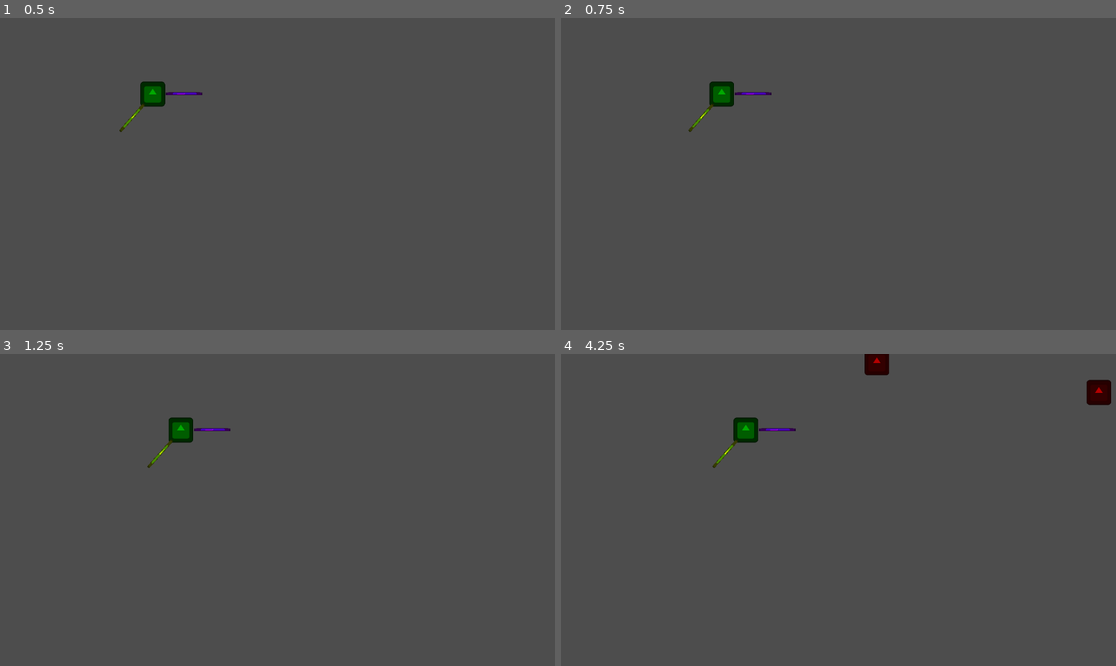
Above: before the commit, frames 1-4 (two rows, left to right).
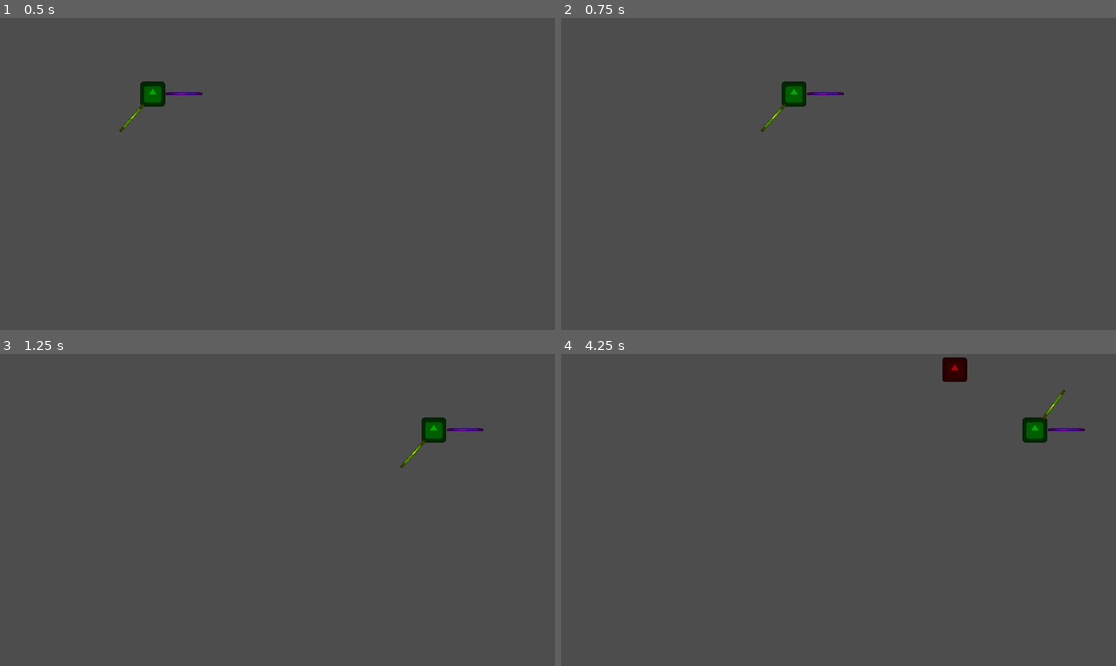
Above: after the commit, the same moments.

Repository: Gelaw/WhatIsGoDo
Game: Godot game, scene res://main.tscn
Same seed, same stepped clock (60 frames per second), same inputs: the game is played once before the commit and once after it. The engine's default icon, where the game draws it, is replaced by a stand-in: a white triangle on a blue panel in a dark square.
Inputs:
- Up to frame 1 (0.5 s): no input
- Up to frame 2 (0.75 s): tap Enter at 0.5 s; hold Right (ui_right) from 0.53 s (still down)
- Up to frame 3 (1.25 s): keep holding Right (ui_right)
- Up to frame 4 (4.25 s): release Right (ui_right) at 1.28 s; hold Down (ui_down) 1.28-2.03 s; hold Right (ui_right) 2.03-2.78 s; hold Up (ui_up) 2.78-3.53 s; hold Left (ui_left) from 3.53 s (still down)

Frame 1 is identical in both runs. In frame 2, 1.0% of the frame differs, in the area x 22-51%, y 20-37%; in frame 3, 0.9%; in frame 4, 2.0%, in the area x 27-100%, y 0-37%.

Commit message:
fix child defering

Diff:
--- a/Entity/Entity.gd
+++ b/Entity/Entity.gd
@@ -34,14 +34,13 @@
 
 func ondeathspawn():
 	emit_signal("entity_death", self)
+
+	call_deferred("add_child_deferred")
+	queue_free()
+	pass
+
+func add_child_deferred():
 	var ent = preload("res://exp_orb.tscn").instantiate()
 	ent.global_position = global_position
 	get_parent().add_child(ent)
-	queue_free()
-	call_deferred("_queue_free_deferred")
-
 	pass
-
-func _queue_free_deferred():
-	queue_free()
-	pass
--- a/main.tscn
+++ b/main.tscn
@@ -16,6 +16,7 @@
 
 [node name="Player" parent="." instance=ExtResource("1_hum2p")]
 z_index = 0
+SPEED = 50000.0
 
 [node name="Spell" type="Node" parent="Player"]
 script = ExtResource("2_ttp4y")
